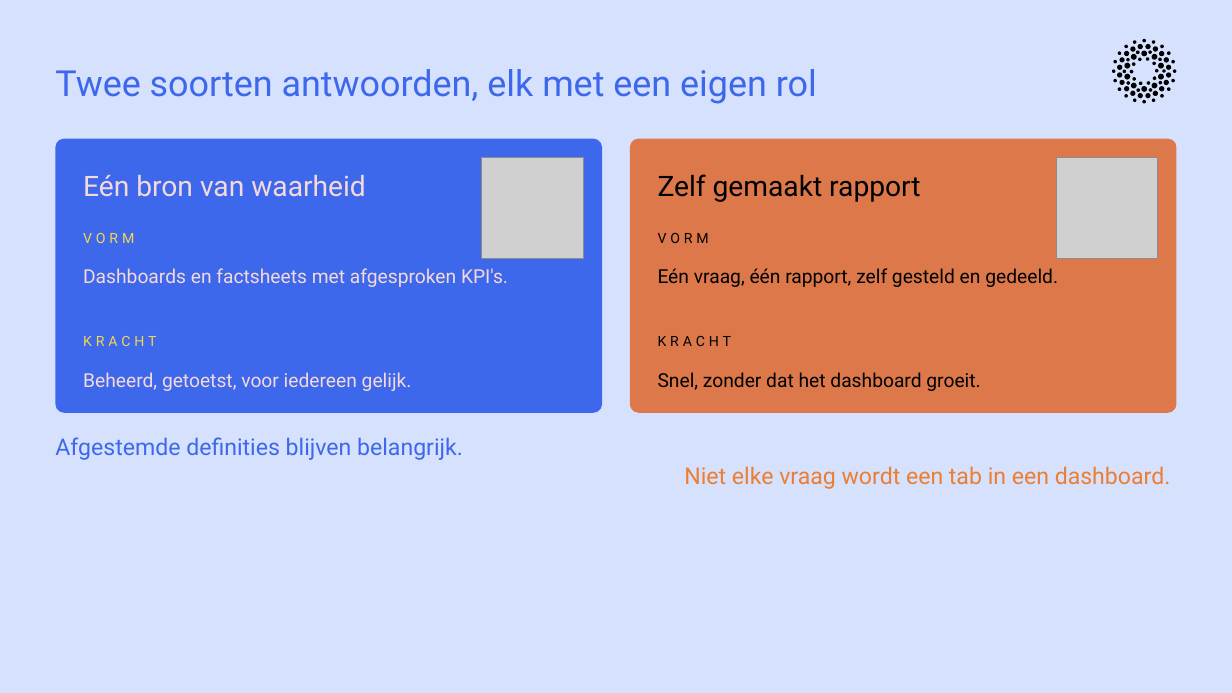
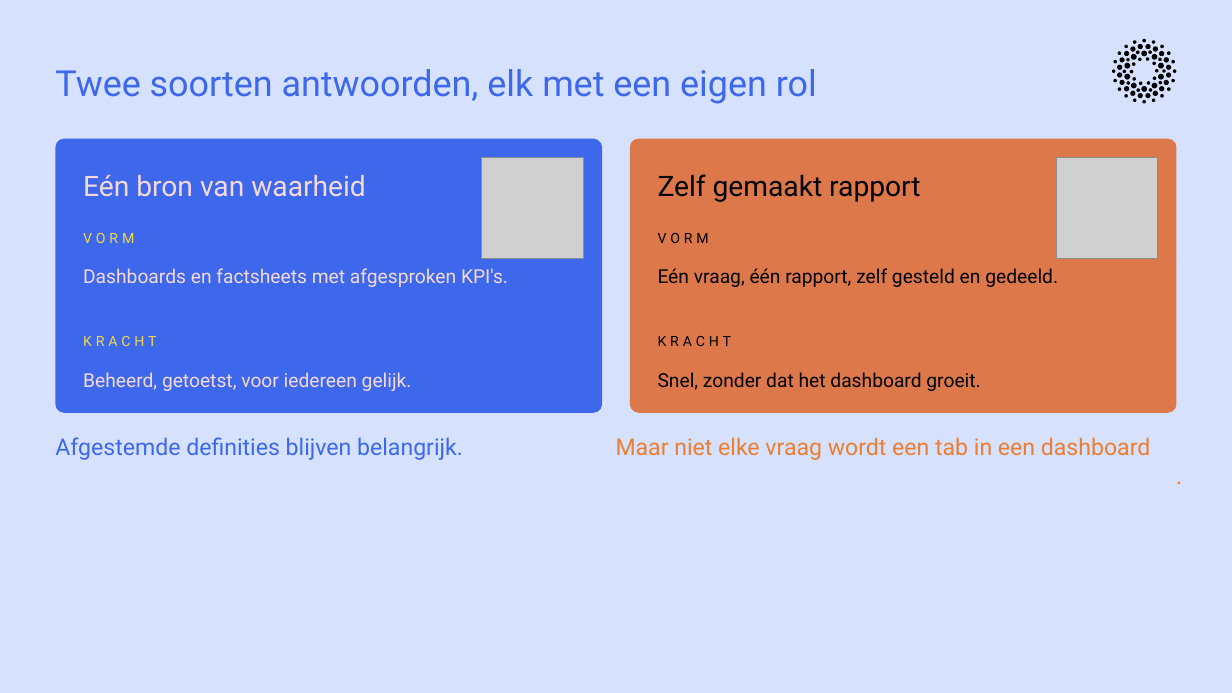
Before and after one commit to cedanl/clidev-presentaties, a slide deck: slide 21 of exports/261029_dair_onderwijsdata/261029_dair_onderwijsdata.pptx. Drawn at 1232x693 pixels with LibreOffice and Linux fonts; fonts in the diff are those of the drawing; grey boxes stand for pictures. Boxes give left, top, right and bottom in pixels: in the first picture for what was removed or moved away, otherwise in the second. Text is boxed around its words. In the diff, an @@ line names an element or a change of style, - is before the commit and + after.

```diff
--- a/exports/261029_dair_onderwijsdata/261029_dair_onderwijsdata.pptx
+++ b/exports/261029_dair_onderwijsdata/261029_dair_onderwijsdata.pptx
@@ text at <box>55,437,1150,460</box>: text changed @@
-Afgestemde definities blijven belangrijk.
-Niet elke vraag wordt een tab in een dashboard.
+Afgestemde definities blijven belangrijk. Maar niet elke vraag wordt een tab in een dashboard
+.
```
Also in this commit, not shown: 1 other slide changed, 2 other files.
